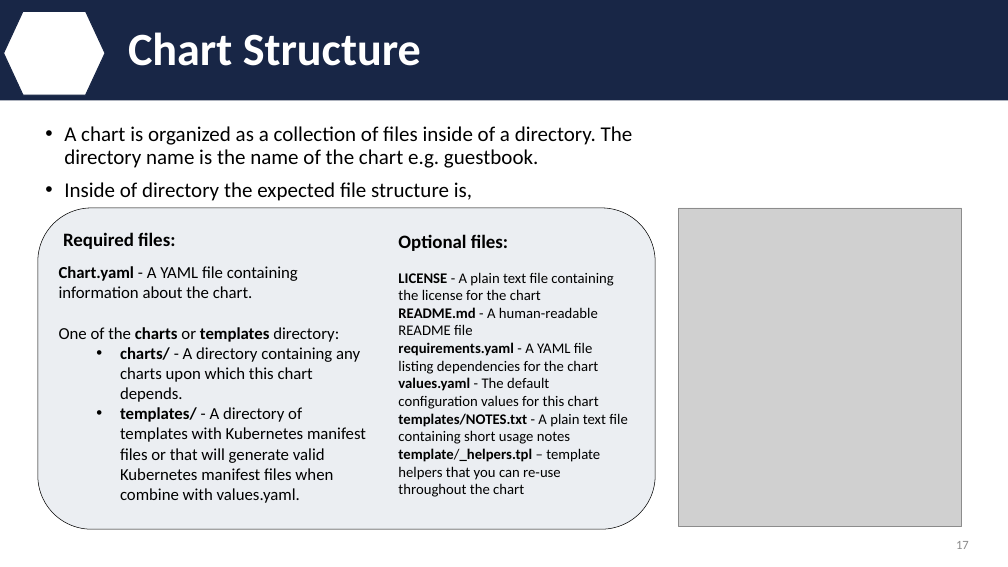
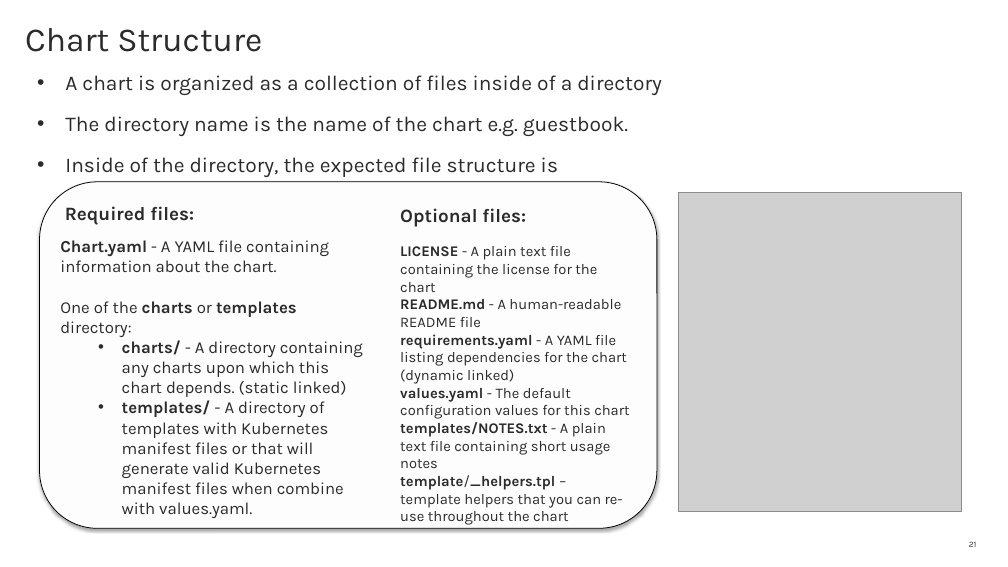
Before and after one commit to IBM/helm101, a slide deck: slide 21 of presentation/Helm.pptx (slide 17 before the commit). Drawn at 1008x567 pixels with LibreOffice and Linux fonts; fonts in the diff are those of the drawing; grey boxes stand for pictures; background and template pictures are left out. Boxes give left, top, right and bottom in pixels: in the first picture for what was removed or moved away, otherwise in the second. Text is boxed around its words. In the diff, an @@ line names an element or a change of style, - is before the commit and + after.

```diff
--- a/presentation/Helm.pptx
+++ b/presentation/Helm.pptx
@@ rectangle removed at <box>0,0,1008,101</box> @@
@@ hexagon removed at <box>4,11,105,95</box> @@
@@ title "Chart Structure": place and size @@
-title "Chart Structure" at <box>128,32,421,66</box>
+title "Chart Structure" at <box>25,28,262,52</box>
@@ title "Chart Structure" at <box>25,28,262,52</box>: size 44 to 32 pt, font Calibri to Karla, text colour #FFFFFF to #2B2B2B, bold off; vertical alignment middle to top @@
@@ text at <box>65,75,662,177</box>: text changed; font Calibri to Karla; text colour #000000 to #2B2B2B @@
-• A chart is organized as a collection of files inside of a directory. The directory name is the name of the chart e.g. guestbook.
-• Inside of directory the expected file structure is,
+• A chart is organized as a collection of files inside of a directory
+• The directory name is the name of the chart e.g. guestbook.
+• Inside of the directory, the expected file structure is
@@ rounded rectangle: place and size @@
-rounded rectangle at <box>38,208,656,529</box>
+rounded rectangle at <box>39,182,657,529</box>
@@ rounded rectangle at <box>39,182,657,529</box>: fill #EBEEF2 to #FDFDFD; outline #000000 0.5 pt to #000000 0.75 pt; shadow on @@
@@ text "Required files:" at <box>65,206,194,225</box>: font Calibri to Karla, text colour #000000 to #2B2B2B @@
@@ text "Optional files:" at <box>400,208,526,227</box>: font Calibri to Karla, text colour #000000 to #2B2B2B @@
@@ picture: place and size @@
-picture at <box>679,208,962,527</box>
+picture at <box>679,193,962,512</box>
@@ 3 texts: place and size @@
-3 texts at <box>59,232,508,503</box>
+3 texts at <box>60,206,526,518</box>
@@ text "LICENSE - A plain text ...": place and size @@
-text "LICENSE - A plain text ..." at <box>398,272,627,497</box>
+text "LICENSE - A plain text ..." at <box>400,246,629,525</box>
@@ text at <box>60,240,344,518</box>: font Calibri to Karla, text colour #000000 to #2B2B2B in "Chart.yaml - A YAML file containing information ...", "One of the charts or templates directory:", "templates/ - A directory of templates with ..." @@
@@ text at <box>400,246,629,525</box>: font Calibri to Karla, text colour #000000 to #2B2B2B in "LICENSE - A plain text file containing ...", "README.md - A human-readable README file", "values.yaml - The default configuration values for ...", "templates/NOTES.txt - A plain text file containing ..." and 1 more places @@
@@ text at <box>122,340,363,397</box>: text changed; font Calibri to Karla; text colour #000000 to #2B2B2B @@
-  • charts/ - A directory containing any charts upon which this chart depends.
+  • charts/ - A directory containing any charts upon which this chart depends. (static linked)
@@ text at <box>400,334,627,384</box>: text changed; font Calibri to Karla; text colour #000000 to #2B2B2B @@
-requirements.yaml - A YAML file listing dependencies for the chart
+requirements.yaml - A YAML file listing dependencies for the chart (dynamic linked)
@@ page number at <box>969,541,977,547</box>: text changed; size 12 to 8 pt; font Calibri to Karla; text colour #8C8C8C to #2B2B2B @@
-17
+21
```
Also in this commit, not shown: 40 other slides changed, 9 slides added, 3 slides removed.
